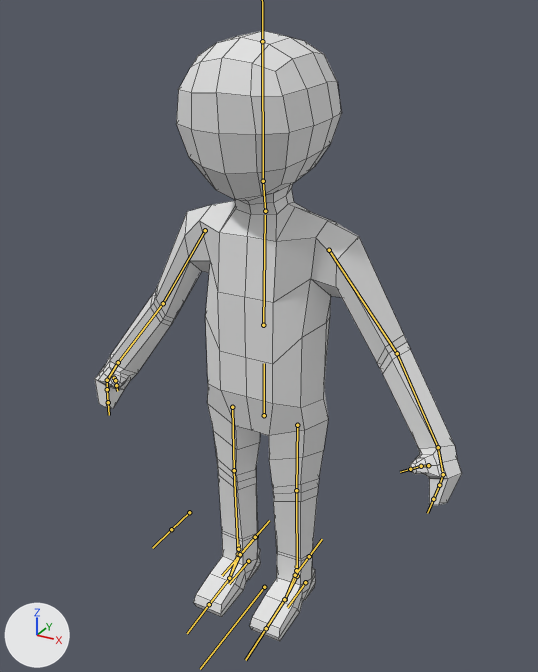
The FBX model Game/Assets/Models/Human/base.fbx as it was, and as the next commit left it.
One viewpoint serves both versions: a camera (50 mm lens) standing at (7.76, -13.87, 14.43) and looking at (0.3, -0.31, 7.65). Lighting does not change. The marker at lower left points along +X, +Y and +Z. The bones that bend it are drawn over the model as lines. Mesh edges are drawn as thin lines.
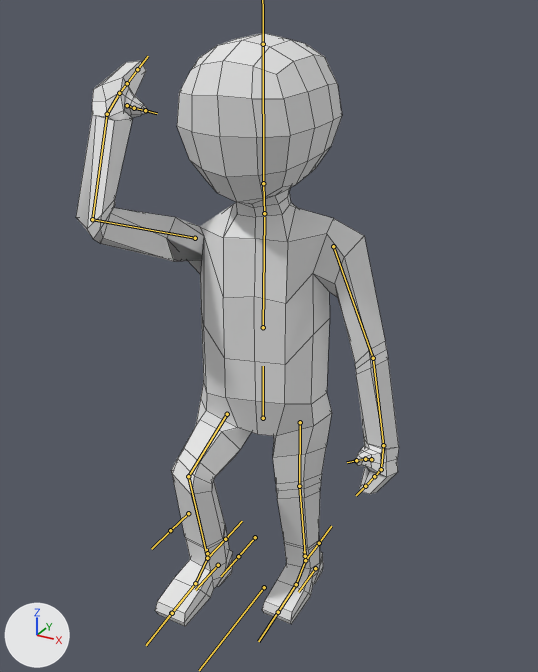
The newer file adds an action. The first version stands in its rest pose; the second is drawn at frame 17 of the action 'Armature|Attack_Sword01'.

Boxes [x1, y1, x2, y2] around the edits, measured in the pictures (538 x 672 px):
'Cube', posed (12% narrower)
    before: [95, 30, 462, 641]
    after: [76, 33, 399, 627]
bone 'Torso', root to tip
    before: (264, 415) to (264, 363)
    after: (263, 418) to (263, 366)
bone 'Head', root to tip
    before: (263, 181) to (262, 41)
    after: (263, 183) to (263, 44)
bone 'Upper Arm.L', root to tip
    before: (329, 250) to (397, 353)
    after: (333, 246) to (373, 358)
bone 'Lower Arm.L', root to tip
    before: (397, 353) to (438, 447)
    after: (373, 358) to (383, 445)
bone 'Hand.L', root to tip
    before: (438, 447) to (442, 471)
    after: (383, 445) to (381, 466)
bone 'Upper Arm.R', root to tip
    before: (205, 230) to (163, 303)
    after: (195, 238) to (92, 219)
bone 'Lower Arm.R', root to tip
    before: (163, 303) to (118, 362)
    after: (92, 219) to (107, 114)
bone 'Hand.R', root to tip
    before: (118, 362) to (108, 378)
    after: (107, 114) to (118, 95)
bone 'Upper Leg.L', root to tip
    before: (297, 425) to (296, 490)
    after: (300, 422) to (299, 486)
bone 'Lower Leg.L', root to tip
    before: (296, 490) to (297, 576)
    after: (299, 486) to (305, 560)
bone 'Upper Leg.R', root to tip
    before: (232, 407) to (234, 470)
    after: (227, 414) to (188, 476)
bone 'Lower Leg.R', root to tip
    before: (234, 470) to (238, 554)
    after: (188, 476) to (207, 558)
bone 'Leg Control.L', root to tip
    before: (305, 582) to (287, 607)
    after: (315, 568) to (298, 592)
bone 'Foot.L', root to tip
    before: (297, 576) to (284, 599)
    after: (305, 560) to (296, 584)
bone 'Toes.L', root to tip
    before: (284, 599) to (266, 628)
    after: (296, 584) to (278, 612)
bone 'Leg Control.R', root to tip
    before: (248, 561) to (229, 584)
    after: (218, 565) to (195, 590)
bone 'Foot.R', root to tip
    before: (238, 554) to (229, 578)
    after: (207, 558) to (195, 583)
bone 'Toes.R', root to tip
    before: (229, 578) to (209, 604)
    after: (195, 583) to (171, 613)

Edits to the bpy script that builds the scene:
```text
Change bone_torso:
    where bone_torso = bpy.data.objects['Armature'].pose.bones['Torso']  # child of 'Root'
    bone_torso.location: (0.0, 0.0, 0.0) -> (0.0, -0.04, 0.0)
    bone_torso.rotation_quaternion: (1.0, 0.0, 0.0, 0.0) -> (0.99, 0.0, 0.142, 0.0)  # degrees (0, 0, 0) -> degrees (0, 16, 0)
Change bone_head:
    where bone_head = bpy.data.objects['Armature'].pose.bones['Head']  # child of 'Neck'
    bone_head.rotation_quaternion: (1.0, 0.0, 0.0, 0.0) -> (0.99, 0.0, -0.14, 0.0)  # degrees (0, 0, 0) -> degrees (0, -16, 0)
Change bone_upper_arm_l:
    where bone_upper_arm_l = bpy.data.objects['Armature'].pose.bones['Upper Arm.L']  # child of 'Chest'
    bone_upper_arm_l.rotation_quaternion: (1.0, 0.0, 0.0, 0.0) -> (0.99, -0.128, 0.012, -0.063)  # degrees (0, 0, 0) -> degrees (-15, 0, -7)
Change bone_lower_arm_l:
    where bone_lower_arm_l = bpy.data.objects['Armature'].pose.bones['Lower Arm.L']  # child of 'Upper Arm.L'
    bone_lower_arm_l.rotation_quaternion: (1.0, 0.0, 0.0, 0.0) -> (0.98, -0.154, 0.078, 0.102)  # degrees (0, 0, 0) -> degrees (-17, 11, 10)
Change bone_hand_l:
    where bone_hand_l = bpy.data.objects['Armature'].pose.bones['Hand.L']  # child of 'Lower Arm.L'
    bone_hand_l.rotation_quaternion: (1.0, 0.0, 0.0, 0.0) -> (0.999, 0.037, -0.005, -0.026)  # degrees (0, 0, 0) -> degrees (4, 0, -3)
Change bone_upper_arm_r:
    where bone_upper_arm_r = bpy.data.objects['Armature'].pose.bones['Upper Arm.R']  # child of 'Chest'
    bone_upper_arm_r.rotation_quaternion: (1.0, 0.0, 0.0, 0.0) -> (0.485, -0.196, 0.49, 0.698)  # degrees (0, 0, 0) -> degrees (48, 48, 133)
Change bone_lower_arm_r:
    where bone_lower_arm_r = bpy.data.objects['Armature'].pose.bones['Lower Arm.R']  # child of 'Upper Arm.R'
    bone_lower_arm_r.rotation_quaternion: (1.0, 0.0, 0.0, 0.0) -> (0.727, -0.073, 0.283, 0.621)  # degrees (0, 0, 0) -> degrees (16, 30, 85)
Change bone_hand_r:
    where bone_hand_r = bpy.data.objects['Armature'].pose.bones['Hand.R']  # child of 'Lower Arm.R'
    bone_hand_r.rotation_quaternion: (1.0, 0.0, 0.0, 0.0) -> (0.896, 0.015, -0.438, 0.075)  # degrees (0, 0, 0) -> degrees (-4, -52, 11)
Change bone_upper_leg_l:
    where bone_upper_leg_l = bpy.data.objects['Armature'].pose.bones['Upper Leg.L']  # child of 'Torso'
    bone_upper_leg_l.rotation_quaternion: (1.0, 0.0, 0.0, 0.0) -> (0.991, 0.01, 0.133, 0.0)  # degrees (0, 0, 0) -> degrees (1, 15, 0)
Change bone_lower_leg_l:
    where bone_lower_leg_l = bpy.data.objects['Armature'].pose.bones['Lower Leg.L']  # child of 'Upper Leg.L'
    bone_lower_leg_l.rotation_quaternion: (1.0, 0.0, 0.0, 0.0) -> (0.998, 0.06, 0.0, 0.0)  # degrees (0, 0, 0) -> degrees (7, 0, 0)
Change bone_upper_leg_r:
    where bone_upper_leg_r = bpy.data.objects['Armature'].pose.bones['Upper Leg.R']  # child of 'Torso'
    bone_upper_leg_r.rotation_quaternion: (1.0, 0.0, 0.0, 0.0) -> (0.837, -0.523, 0.144, 0.076)  # degrees (0, 0, 0) -> degrees (-64, 19, -1)
Change bone_lower_leg_r:
    where bone_lower_leg_r = bpy.data.objects['Armature'].pose.bones['Lower Leg.R']  # child of 'Upper Leg.R'
    bone_lower_leg_r.rotation_quaternion: (1.0, 0.0, 0.0, 0.0) -> (0.807, 0.591, 0.0, 0.0)  # degrees (0, 0, 0) -> degrees (72, 0, 0)
Change bone_leg_control_l:
    where bone_leg_control_l = bpy.data.objects['Armature'].pose.bones['Leg Control.L']  # child of 'Root'
    bone_leg_control_l.location: (0.0, 0.0, 0.0) -> (0.0, -0.68, 0.0)
Change bone_foot_l:
    where bone_foot_l = bpy.data.objects['Armature'].pose.bones['Foot.L']  # child of 'Leg Control.L'
    bone_foot_l.location: (0.0, 0.0, 0.0) -> (0.06, 0.01, 0.0)
    bone_foot_l.rotation_quaternion: (1.0, 0.0, 0.0, 0.0) -> (0.999, -0.003, 0.0, 0.047)  # degrees (0, 0, 0) -> degrees (0, 0, 5)
Change bone_toes_l:
    where bone_toes_l = bpy.data.objects['Armature'].pose.bones['Toes.L']  # child of 'Foot.L'
    bone_toes_l.rotation_quaternion: (1.0, 0.0, 0.0, 0.0) -> (0.999, 0.0, -0.022, -0.042)  # degrees (0, 0, 0) -> degrees (0, -2, -5)
Change bone_leg_control_r:
    where bone_leg_control_r = bpy.data.objects['Armature'].pose.bones['Leg Control.R']  # child of 'Root'
    bone_leg_control_r.location: (0.0, 0.0, 0.0) -> (0.0, 1.52, 1.04)
Change bone_foot_r:
    where bone_foot_r = bpy.data.objects['Armature'].pose.bones['Foot.R']  # child of 'Leg Control.R'
    bone_foot_r.location: (0.0, 0.0, 0.0) -> (-0.06, 0.01, 0.0)
    bone_foot_r.rotation_quaternion: (1.0, 0.0, 0.0, 0.0) -> (0.999, -0.003, 0.0, -0.047)  # degrees (0, 0, 0) -> degrees (0, 0, -5)
Change bone_toes_r:
    where bone_toes_r = bpy.data.objects['Armature'].pose.bones['Toes.R']  # child of 'Foot.R'
    bone_toes_r.rotation_quaternion: (1.0, 0.0, 0.0, 0.0) -> (0.999, 0.0, 0.022, 0.042)  # degrees (0, 0, 0) -> degrees (0, 2, 5)
```
